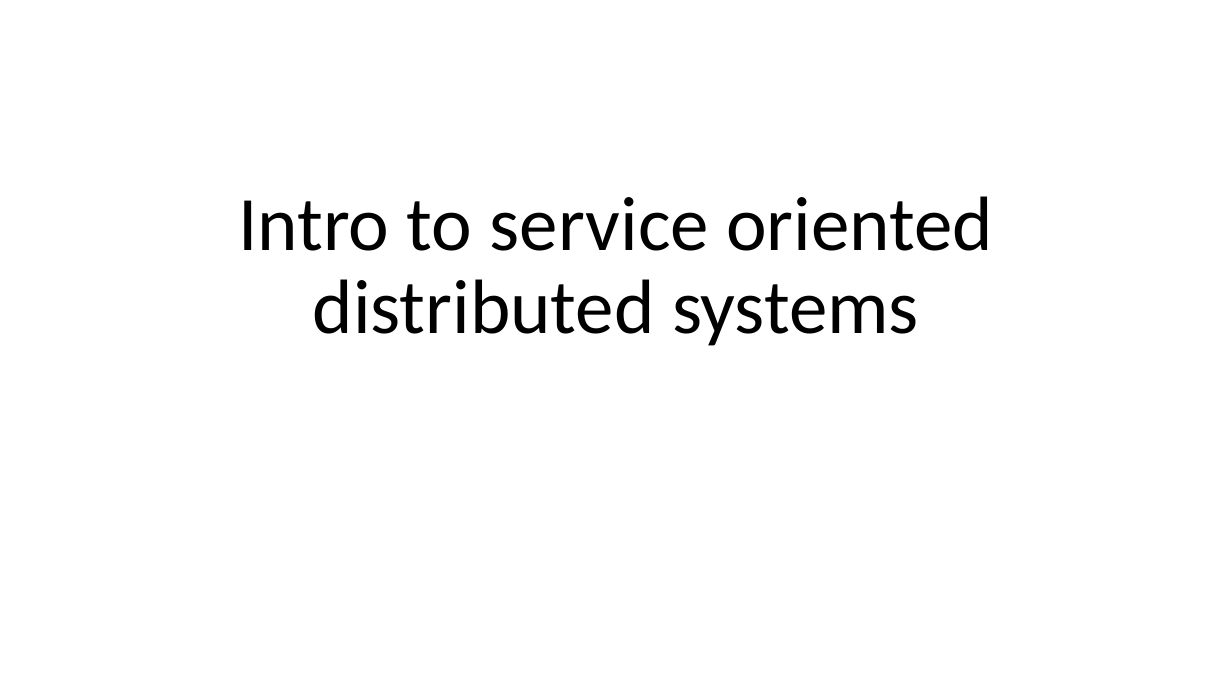
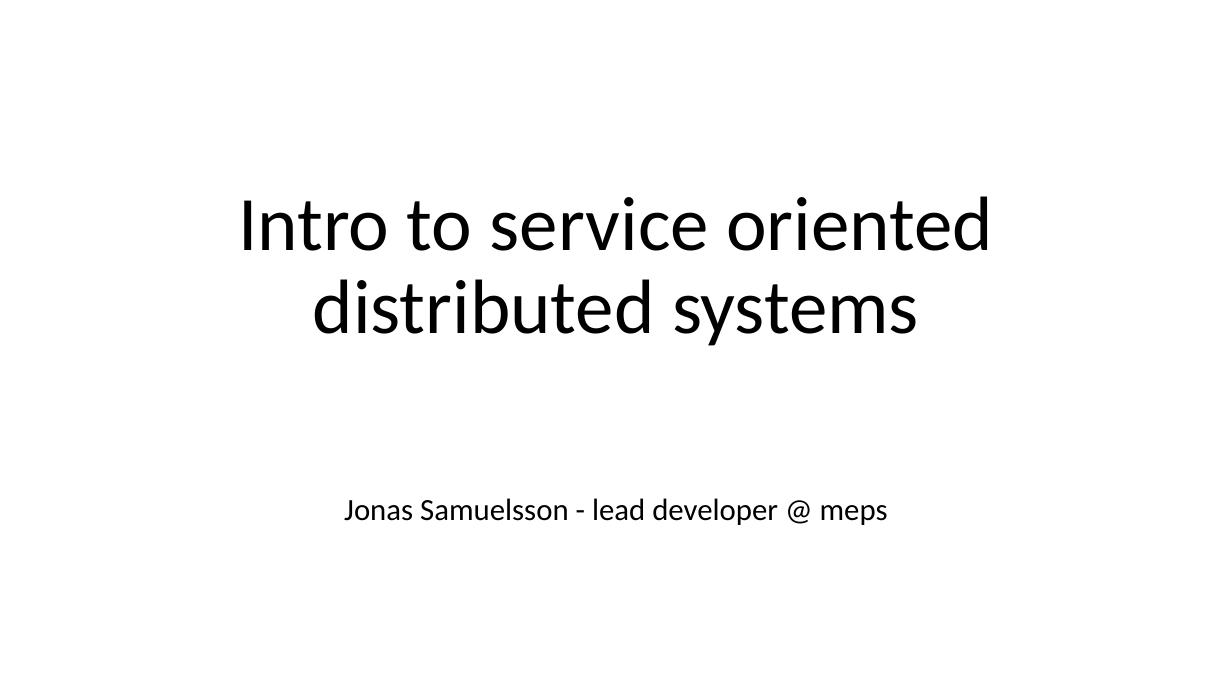
Before and after one commit to JonasSamuelsson/presentations, a slide deck: slide 1 of 2019-03-intro-to-service-oriented-distributed-systems/intro to service oriented distributed systems.pptx. Drawn at 1232x693 pixels with LibreOffice and Linux fonts; fonts in the diff are those of the drawing. Boxes give left, top, right and bottom in pixels: in the first picture for what was removed or moved away, otherwise in the second. Text is boxed around its words. In the diff, an @@ line names an element or a change of style, - is before the commit and + after.

```diff
--- a/2019-03-intro-to-service-oriented-distributed-systems/intro to service oriented distributed systems.pptx
+++ b/2019-03-intro-to-service-oriented-distributed-systems/intro to service oriented distributed systems.pptx
@@ subtitle added at (344,498,888,525), 24 pt, text #000000 @@
+Jonas Samuelsson - lead developer @ meps
```
Also in this commit, not shown: 3 other slides changed, 8 slides added, 2 slides removed.
